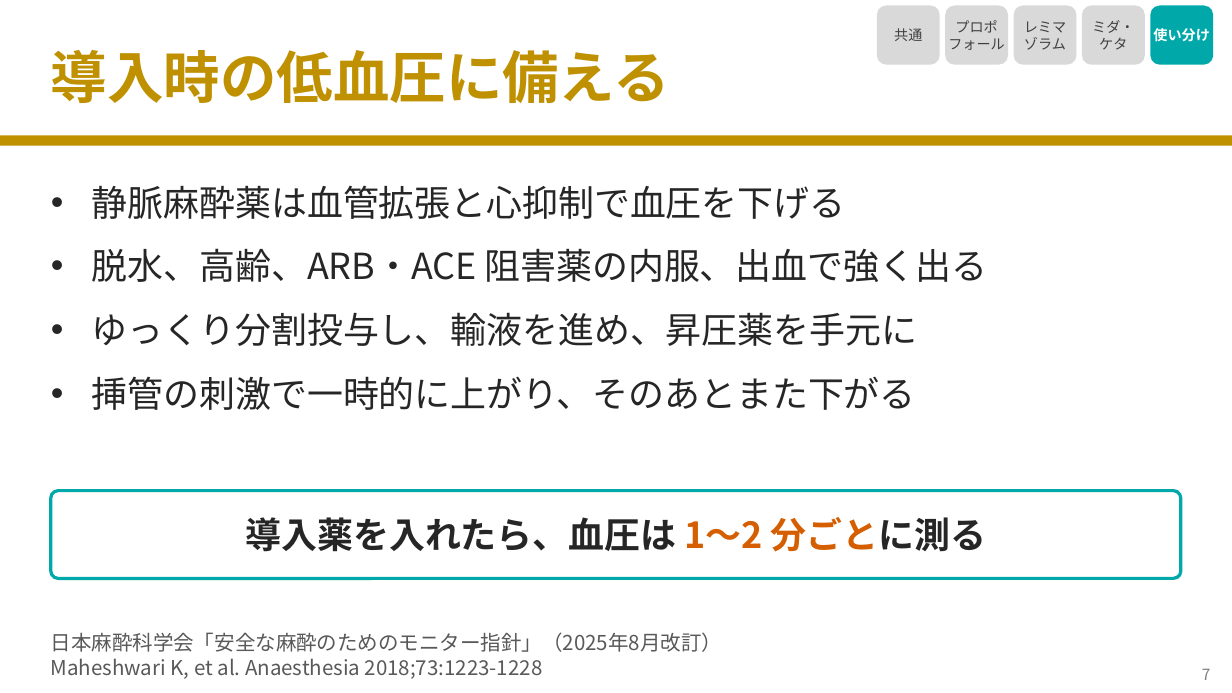
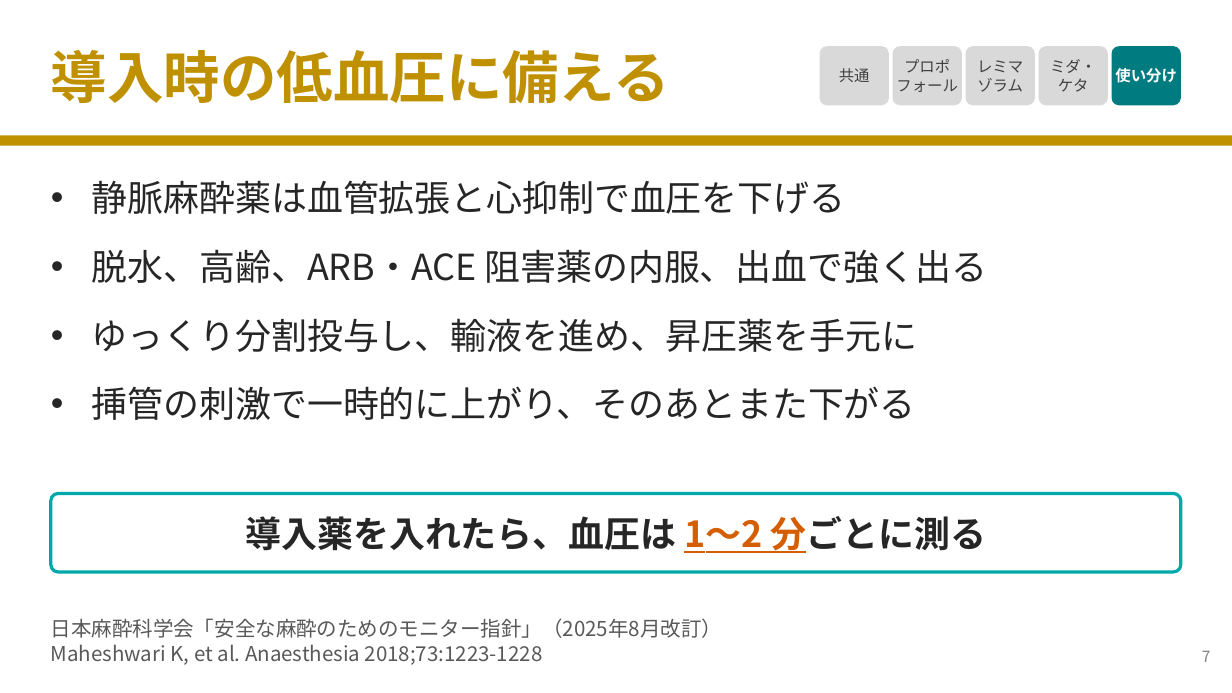
Before and after one commit to nobumitsu-3141/Anes-lecture, a slide deck: slide 8 of slides/3-2_iv_anesthetics/3-2_iv_anesthetics.pptx. Drawn at 1232x693 pixels with LibreOffice and Linux fonts; fonts in the diff are those of the drawing. Boxes give left, top, right and bottom in pixels: in the first picture for what was removed or moved away, otherwise in the second. Text is boxed around its words. In the diff, an @@ line names an element or a change of style, - is before the commit and + after.

```diff
--- a/slides/3-2_iv_anesthetics/3-2_iv_anesthetics.pptx
+++ b/slides/3-2_iv_anesthetics/3-2_iv_anesthetics.pptx
@@ size 11 to 12 pt; proportions changed in 4 elements at [1039,46,1108,105], [966,46,1035,105], [893,46,962,105], [820,46,889,105] @@
@@ rounded rectangle "共通": place and size @@
-rounded rectangle "共通" at [877,6,940,65]
+rounded rectangle "共通" at [820,46,889,105]
@@ rounded rectangle "プロポ": place and size @@
-rounded rectangle "プロポ" at [945,6,1008,65]
+rounded rectangle "プロポ" at [893,46,962,105]
@@ rounded rectangle "レミマ": place and size @@
-rounded rectangle "レミマ" at [1014,6,1077,65]
+rounded rectangle "レミマ" at [966,46,1035,105]
@@ rounded rectangle "ミダ・": place and size @@
-rounded rectangle "ミダ・" at [1082,6,1145,65]
+rounded rectangle "ミダ・" at [1039,46,1108,105]
@@ rounded rectangle "使い分け": place and size @@
-rounded rectangle "使い分け" at [1151,6,1214,65]
+rounded rectangle "使い分け" at [1112,46,1181,105]
@@ rounded rectangle "使い分け" at [1112,46,1181,105]: size 11 to 12 pt; fill #00A8AA to #007C80; proportions changed @@
@@ text "静脈麻酔薬は血管拡張と心抑制で血圧を下げる" at [92,181,987,420]: more space between paragraphs @@
@@ rounded rectangle "導入薬を入れたら、血圧は 1〜2 分ごとに測る": place and size @@
-rounded rectangle "導入薬を入れたら、血圧は 1〜2 分ごとに測る" at [51,491,1181,579]
+rounded rectangle "導入薬を入れたら、血圧は 1〜2 分ごとに測る" at [51,494,1181,572]
@@ rounded rectangle "導入薬を入れたら、血圧は 1〜2 分ごとに測る" at [51,494,1181,572]: text colour #D55E00 to #262626 in "分ごとに測る"; underline on in "1〜2 分ごとに測る"; proportions changed @@
@@ text "日本麻酔科学会「安全な麻酔のためのモニター指針」（2025年8月改訂）": place and size @@
-text "日本麻酔科学会「安全な麻酔のためのモニター指針」（2025年8月改訂）" at [51,632,722,679]
+text "日本麻酔科学会「安全な麻酔のためのモニター指針」（2025年8月改訂）" at [51,618,722,665]
@@ text "7": place and size @@
-text "7" at [1202,669,1211,680]
+text "7" at [1202,651,1211,662]
```
Also in this commit, not shown: 7 other slides changed, 7 other files.
